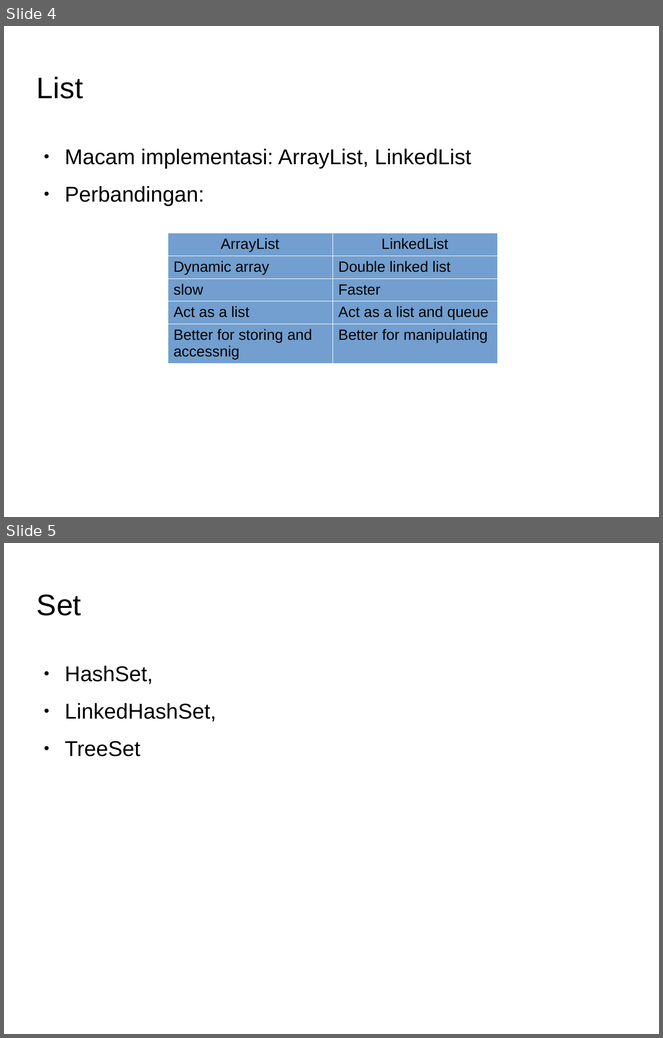
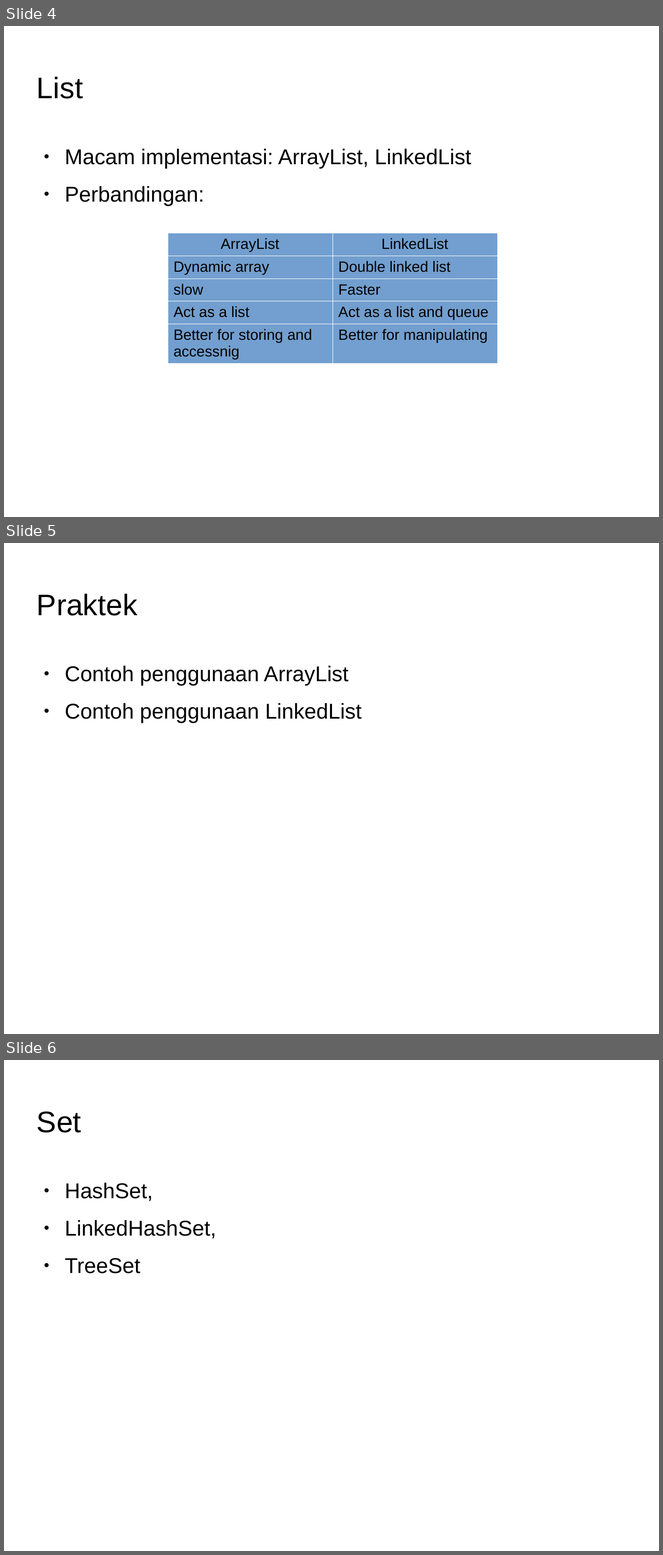
Before and after one commit to Dickyfathur7/pemrograman-komputer-2, a slide deck: 01-collection/slide-collection.odp. Shown one above the other, each under a label of ours: slides 4 and 5 before the commit, slides 4, 5 and 6 after it. The pictures are 663x1038 and 663x1555 pixels, drawn with LibreOffice and Linux fonts; fonts in the diff are those of the drawing; background and template pictures are left out. Boxes give left, top, right and bottom in pixels: in the first picture for what was removed or moved away, otherwise in the second. Text is boxed around its words. In the diff, an @@ line names an element or a change of style, - is before the commit and + after.

```diff
--- a/01-collection/slide-collection.odp
+++ b/01-collection/slide-collection.odp
@@ slide 5 added at [4,543,659,1034], background picture (left out) @@
@@ title added at [37,593,138,616], 36 pt, text #000000 @@
+Praktek
@@ text added at [65,666,362,723], 26 pt, text #000000 @@
+● Contoh penggunaan ArrayList
+● Contoh penggunaan LinkedList
@@ what was slide 5 is now slide 6 @@
```
Also in this commit, not shown: 5 other slides added, 2 other files.
